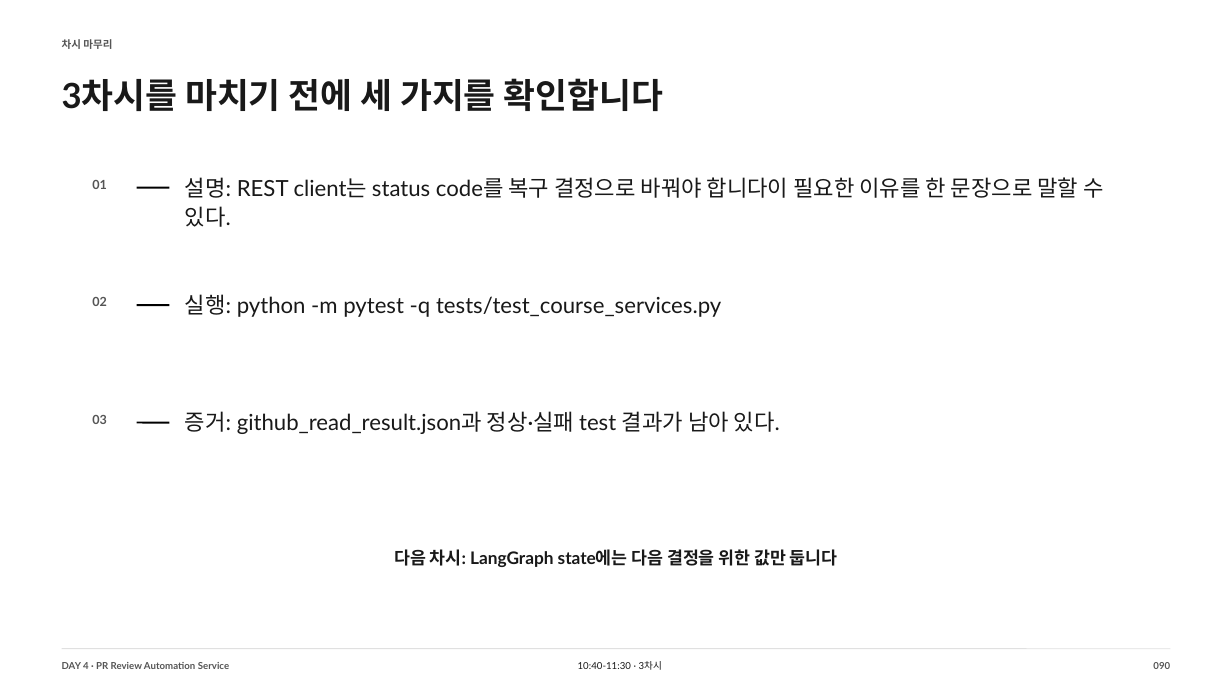
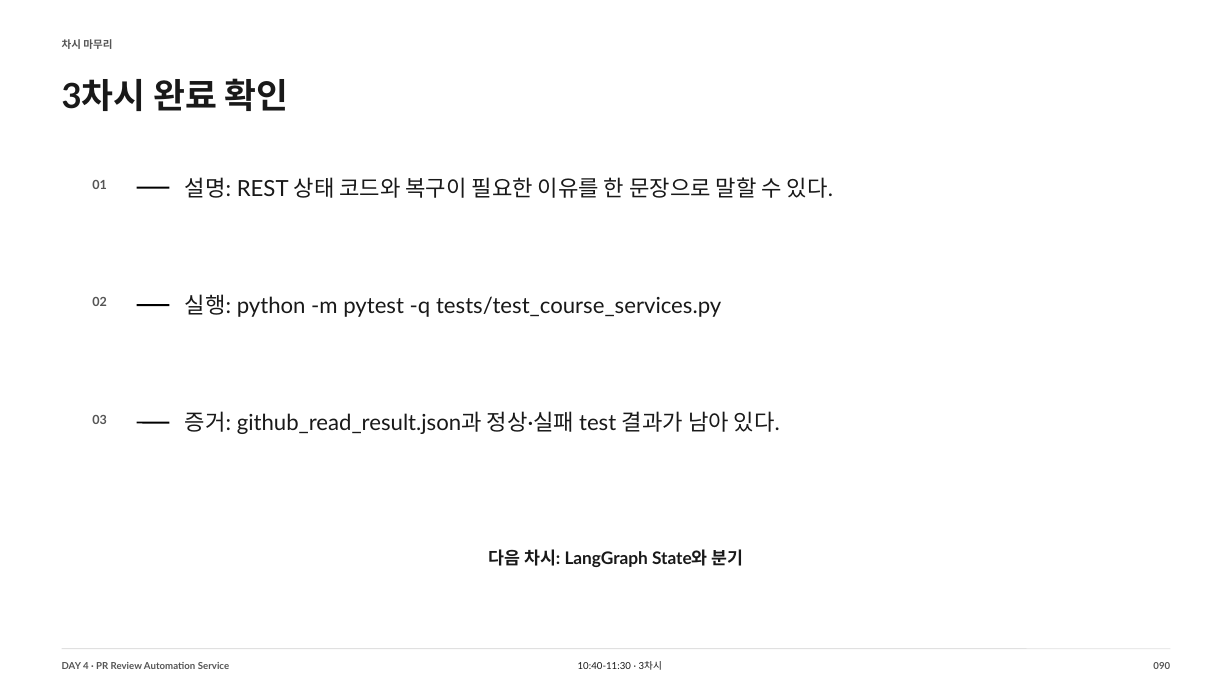
Before and after one commit to smilesjcha/llm-agent-and-workflow-automation, a slide deck: slide 90 of slides/IPA_LLM_Agent_업무자동화_Day4_MUSINSA_DRAFT_240p.pptx. Drawn at 1232x693 pixels with LibreOffice and Linux fonts; fonts in the diff are those of the drawing. Boxes give left, top, right and bottom in pixels: in the first picture for what was removed or moved away, otherwise in the second. Text is boxed around its words. In the diff, an @@ line names an element or a change of style, - is before the commit and + after.

```diff
--- a/slides/IPA_LLM_Agent_업무자동화_Day4_MUSINSA_DRAFT_240p.pptx
+++ b/slides/IPA_LLM_Agent_업무자동화_Day4_MUSINSA_DRAFT_240p.pptx
@@ text at [62, 78, 289, 111]: text changed @@
-3차시를 마치기 전에 세 가지를 확인합니다
+3차시 완료 확인
@@ text at [185, 177, 833, 198]: text changed @@
-설명: REST client는 status code를 복구 결정으로 바꿔야 합니다이 필요한 이유를 한 문장으로 말할 수 있다.
+설명: REST 상태 코드와 복구이 필요한 이유를 한 문장으로 말할 수 있다.
@@ text at [489, 549, 744, 567]: text changed @@
-다음 차시: LangGraph state에는 다음 결정을 위한 값만 둡니다
+다음 차시: LangGraph State와 분기
```
Also in this commit, not shown: 239 other slides changed, 7 other files.
